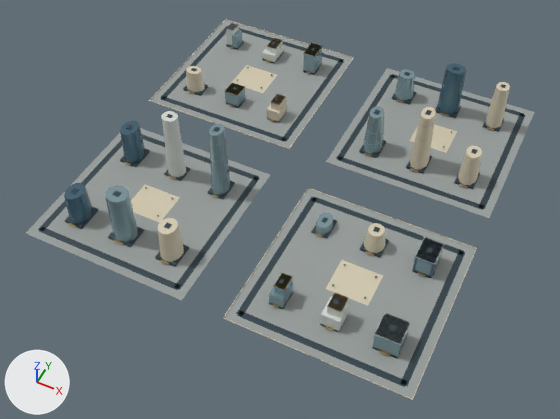
Before and after pictures for a commit that changed the glTF model web/public/assets/3d/ampliworld/GC-CITY-2030/GC-TILE-16-17.glb.
One viewpoint serves both versions: a camera (50 mm lens) standing at (6457.0, -2997.0, 1103.0) and looking at (6012.0, -2106.0, -11.0). Lighting does not change. The marker at lower left points along +X, +Y and +Z. The older version comes first. Where no turn or scale is listed for an object, it has been applied to the vertices. Vertices at exactly the same position are counted once.

The first picture shows 'GC-TILE-16-17-blue', 'GC-TILE-16-17-dark', 'GC-TILE-16-17-glass', 'GC-TILE-16-17-gold', 'GC-TILE-16-17-ivory', 'GC-TILE-16-17-paving', 'GC-TILE-16-17-white'.
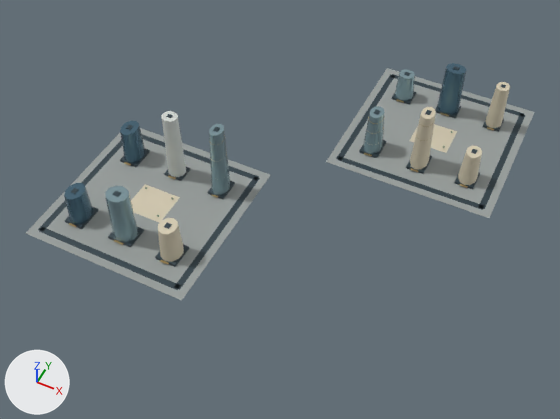
Location of each change, [x1, y1, x2, y2] in pixels of the pictures (560 x 419 px):
'GC-TILE-16-17-paving', reshaped (39% shorter): before [26, 20, 535, 398]; after [26, 68, 535, 300]
'GC-TILE-16-17-dark', reshaped (38% shorter): before [38, 25, 525, 387]; after [38, 66, 525, 290]
'GC-TILE-16-17-ivory', reshaped (53% shorter): before [131, 19, 510, 400]; after [131, 82, 510, 262]
'GC-TILE-16-17-glass', reshaped (8% narrower, 47% shorter): before [105, 30, 442, 358]; after [105, 69, 415, 242]
'GC-TILE-16-17-blue', reshaped (25% shorter): before [64, 63, 466, 278]; after [64, 63, 466, 224]
'GC-TILE-16-17-white', reshaped (91% narrower, 79% shorter): before [161, 23, 444, 345]; after [161, 111, 186, 177]
'GC-TILE-16-17-gold', reshaped: before [69, 38, 494, 360]; after [69, 99, 494, 264]
part 1 of me_mesh_0, deleted: before [151, 20, 353, 148]
part 2 of me_mesh_0, deleted: before [224, 189, 476, 398]
part 3 of me_mesh_1, deleted: before [160, 25, 465, 387]
part 4 of me_mesh_2, deleted: before [149, 19, 477, 400]
part 5 of me_mesh_7, deleted: before [225, 30, 442, 358]
part 6 of me_mesh_5, deleted: before [187, 38, 426, 360]
part 7 of me_mesh_8, deleted: before [413, 237, 444, 278]
part 8 of me_mesh_6, deleted: before [226, 23, 444, 345]

Patch to the scene script:
```diff
--- a/web/public/assets/3d/ampliworld/GC-CITY-2030/GC-TILE-16-17.glb.py
+++ b/web/public/assets/3d/ampliworld/GC-CITY-2030/GC-TILE-16-17.glb.py
@@ me_mesh_0 @@
 # used by ob_gc_tile_16_17_paving; location = (0.0, 0.0, 0.0)
-me_mesh_0.from_pydata(...)  # 32 vertices, 48 faces; spans x 5621.0..6379.0, y -2379.0..-1621.0, z 0.0
+me_mesh_0.from_pydata(...)  # 16 vertices, 24 faces; spans x 5621.0..6379.0, y -2379.0..-1621.0, z 0.0
+# me_mesh_0 part 1: the loose piece of 8 vertices spanning x 5621.0..5959.0, y -1959.0..-1621.0, z 0.0 is deleted
+# me_mesh_0 part 2: the loose piece of 8 vertices spanning x 6041.0..6379.0, y -2379.0..-2041.0, z 0.0 is deleted
 me_mesh_0.materials.append(mat_paving)
@@ me_mesh_1 @@
 # used by ob_gc_tile_16_17_dark; location = (0.0, 0.0, 0.0)
-me_mesh_1.from_pydata(...)  # 512 vertices, 768 faces; spans x 5636.0..6364.0, y -2364.0..-1636.0, z 0.0..157.0
+me_mesh_1.from_pydata(...)  # 256 vertices, 384 faces; spans x 5636.0..6364.0, y -2364.0..-1636.0, z 0.0..157.0
+# me_mesh_1 part 3: 32 loose pieces with 256 vertices, spanning x 5636.0..6364.0, y -2364.0..-1636.0, z 0.0..54.0, are deleted
 me_mesh_1.materials.append(mat_dark)
@@ me_mesh_2 @@
 # used by ob_gc_tile_16_17_ivory; location = (0.0, 0.0, 0.0)
-me_mesh_2.from_pydata(...)  # 260 vertices, 432 faces; spans x 5620.0..6380.0, y -2380.0..-1620.0, z 0.0..133.0
+me_mesh_2.from_pydata(...)  # 104 vertices, 184 faces; spans x 5750.0..6328.0, y -2322.0..-1679.0, z 0.0..133.0
+# me_mesh_2 part 4: 16 loose pieces with 156 vertices, spanning x 5620.0..6380.0, y -2380.0..-1620.0, z 0.0..52.0, are deleted
 me_mesh_2.materials.append(mat_ivory)
@@ me_mesh_5 @@
 # used by ob_gc_tile_16_17_gold; location = (0.0, 0.0, 0.0)
-me_mesh_5.from_pydata(...)  # 1262 vertices, 2208 faces; spans x 5671.0..6326.0, y -2380.0..-1677.0, z 0.0..134.0
+me_mesh_5.from_pydata(...)  # 888 vertices, 1584 faces; spans x 5673.0..6326.0, y -2328.0..-1679.0, z 4.0..134.0
+# me_mesh_5 part 6: 31 loose pieces with 374 vertices, spanning x 5671.0..6319.0, y -2380.0..-1677.0, z 0.0..52.0, are deleted
 me_mesh_5.materials.append(mat_gold)
@@ me_mesh_6 @@
 # used by ob_gc_tile_16_17_white; location = (0.0, 0.0, 0.0)
-me_mesh_6.from_pydata(...)  # 86 vertices, 136 faces; spans x 5675.0..6332.0, y -2321.0..-1674.0, z 0.0..148.0
+me_mesh_6.from_pydata(...)  # 22 vertices, 40 faces; spans x 5772.0..5808.0, y -2136.0..-2100.0, z 5.0..148.0
+# me_mesh_6 part 8: 8 loose pieces with 64 vertices, spanning x 5675.0..6332.0, y -2321.0..-1674.0, z 0.0..51.0, are deleted
 me_mesh_6.materials.append(mat_white)
@@ me_mesh_7 @@
 # used by ob_gc_tile_16_17_glass; location = (0.0, 0.0, 0.0)
-me_mesh_7.from_pydata(...)  # 286 vertices, 464 faces; spans x 5692.0..6332.0, y -2321.0..-1677.0, z 0.0..155.0
+me_mesh_7.from_pydata(...)  # 88 vertices, 160 faces; spans x 5767.0..6130.0, y -2320.0..-1678.0, z 5.0..155.0
+# me_mesh_7 part 5: 23 loose pieces with 198 vertices, spanning x 5692.0..6332.0, y -2321.0..-1677.0, z 0.0..52.0, are deleted
 me_mesh_7.materials.append(mat_glass)
@@ me_mesh_8 @@
 # used by ob_gc_tile_16_17_blue; location = (0.0, 0.0, 0.0)
-me_mesh_8.from_pydata(...)  # 74 vertices, 132 faces; spans x 5672.0..6328.0, y -2324.0..-1679.0, z 0.0..111.0
+me_mesh_8.from_pydata(...)  # 66 vertices, 120 faces; spans x 5672.0..6232.0, y -2324.0..-1679.0, z 5.0..111.0
+# me_mesh_8 part 7: the loose piece of 8 vertices spanning x 6292.0..6328.0, y -2143.0..-2093.0, z 0.0..43.0 is deleted
 me_mesh_8.materials.append(mat_blue)
```
